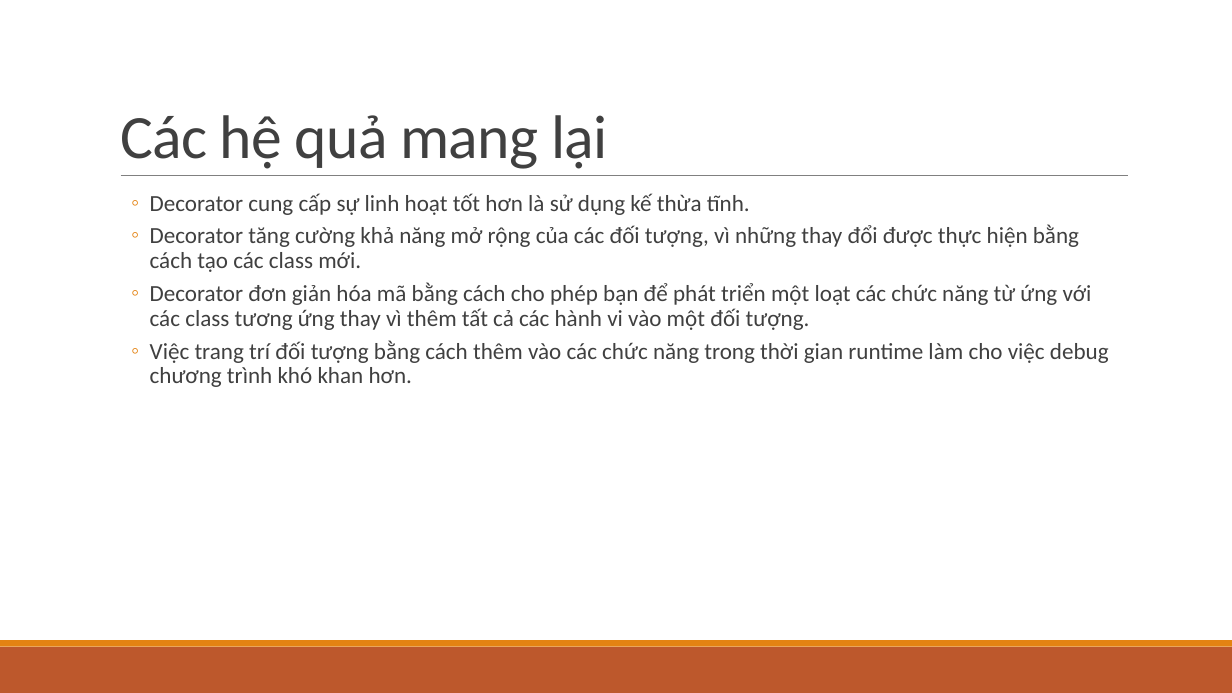
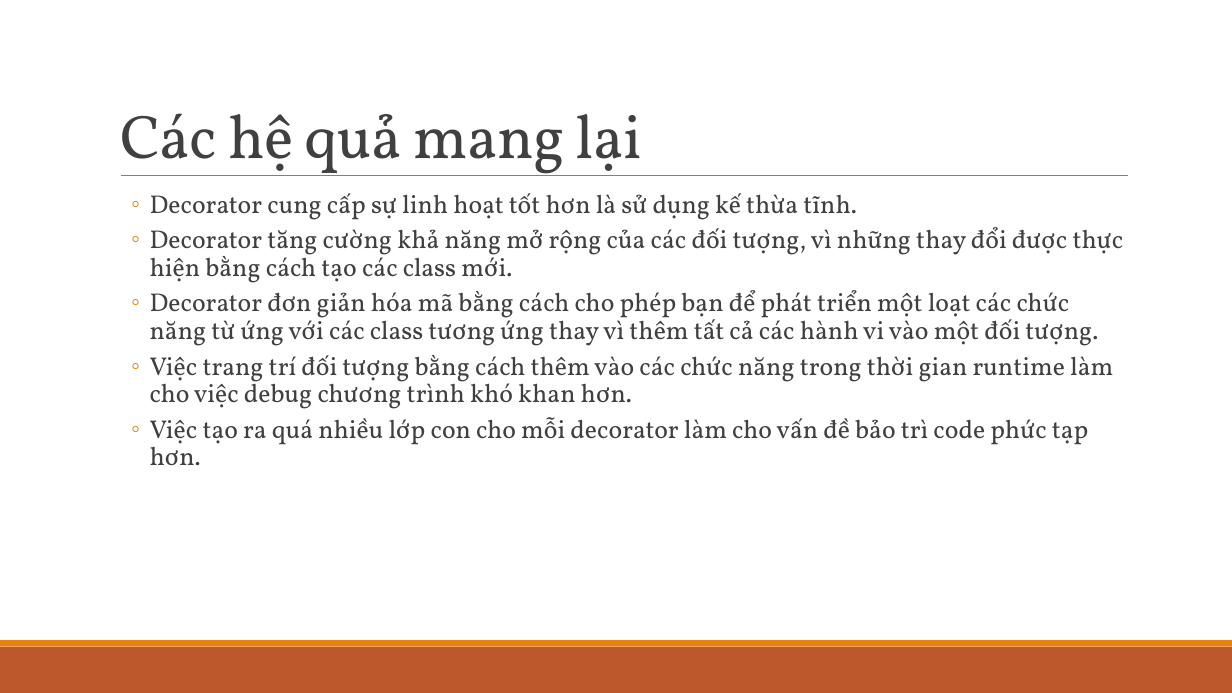
Before and after one commit to ChrisJamison/design_pattern, a slide deck: slide 12 of DP version 1.1.pptx. Drawn at 1232x693 pixels with LibreOffice and Linux fonts; fonts in the diff are those of the drawing. Boxes give left, top, right and bottom in pixels: in the first picture for what was removed or moved away, otherwise in the second. Text is boxed around its words. In the diff, an @@ line names an element or a change of style, - is before the commit and + after.

```diff
--- a/DP version 1.1.pptx
+++ b/DP version 1.1.pptx
@@ title "Các hệ quả mang lại" at <box>120,113,642,176</box>: font Calibri to Vollkorn @@
@@ text at <box>150,193,1124,409</box>: size 18 to 20 pt, font Calibri to Vollkorn in "Decorator cung cấp sự linh hoạt tốt ...", "Decorator tăng cường khả năng mở rộng ...", "Decorator đơn giản hóa mã bằng cách ...", "Việc trang trí đối tượng bằng cách ..." @@
@@ text at <box>150,417,1089,466</box>: paragraph added @@
+  ◦ Việc tạo ra quá nhiều lớp con cho mỗi decorator làm cho vấn đề bảo trì code phức tạp hơn.
```
Also in this commit, not shown: 24 other slides changed, 5 slides added, 1 slide removed.
